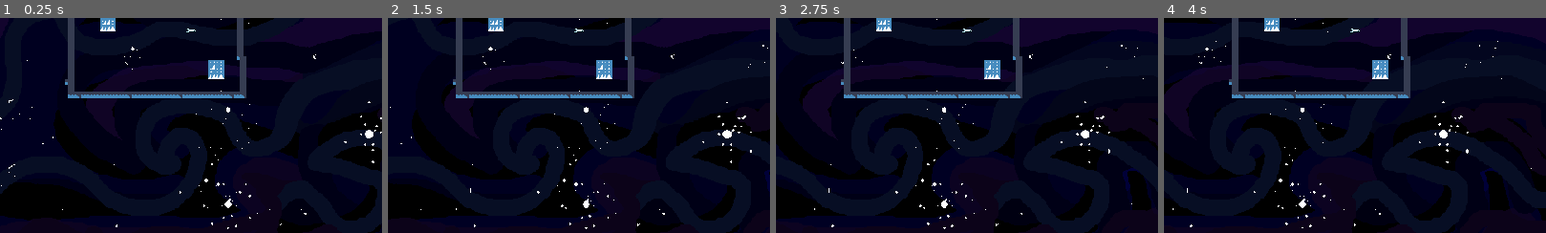
Above: before the commit, frames 1-4 (left to right).
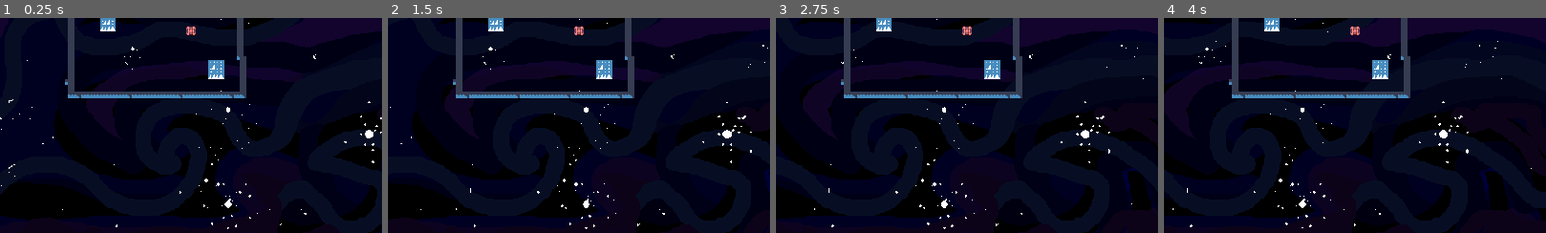
Above: after the commit, the same moments.

Repository: feargrinn/cyberiada2024
Game: Godot game, scene res://scenes/key_scenes/game.tscn
The game is run twice, just before and just after one commit, with the same random seed, the same clock (stepped at 60 frames per second) and the same inputs. The engine's default icon, where the game draws it, is replaced by a stand-in: a white triangle on a blue panel in a dark square.
Inputs:
- Up to frame 1 (0.25 s): no input
- Up to frame 2 (1.5 s): tap Enter (interact_B) at 0.5 s; tap S (A_dol) at 0.6 s; tap W (A_gora) at 1.35 s
- Up to frame 3 (2.75 s): tap A (A_lewo) at 2.1 s
- Up to frame 4 (4 s): tap D (A_prawo) at 2.85 s; tap Down (B_dol) at 3.6 s
The pictures show only the part of the screen within x 10-60%, y 17-67%; the shares and areas given below are measured in that part.

The runs differ from the first frame. In frame 1, 0.1% of the frame differs, in the area x 48-52%, y 3-8%; in frame 2, 0.1%; in frame 3, 0.1%; in frame 4, 0.1%.

Commit message:
Fixed navigation

Diff:
--- a/scenes/smaller_scenes/wrench.tscn
+++ b/scenes/smaller_scenes/wrench.tscn
@@ -1,7 +1,8 @@
-[gd_scene load_steps=4 format=3 uid="uid://bhx5ge86pfjav"]
+[gd_scene load_steps=5 format=3 uid="uid://bhx5ge86pfjav"]
 
 [ext_resource type="Script" path="res://scripts/wrench.gd" id="1_5swg1"]
 [ext_resource type="Texture2D" uid="uid://810tt6uhmsor" path="res://textures/wrench_sprite_24x12.png" id="2_pqs1x"]
+[ext_resource type="Texture2D" uid="uid://tmnv7wa28my7" path="res://textures/skrzynka1.png" id="3_c7p8j"]
 
 [sub_resource type="CircleShape2D" id="CircleShape2D_410uk"]
 radius = 19.9249
@@ -15,5 +16,8 @@
 [node name="sprite" type="Sprite2D" parent="."]
 texture = ExtResource("2_pqs1x")
 
+[node name="Sprite2D" type="Sprite2D" parent="."]
+texture = ExtResource("3_c7p8j")
+
 [connection signal="body_entered" from="." to="." method="_on_body_entered"]
 [connection signal="body_exited" from="." to="." method="_on_body_exited"]
--- a/scripts/game.gd
+++ b/scripts/game.gd
@@ -10,4 +10,4 @@
 
 func _process(_delta: float) -> void:
 	if Input.is_action_just_released("ui_cancel"):
-		get_tree().change_scene_to_file("res://main_menu.tscn")
+		get_tree().change_scene_to_file("res://scenes/key_scenes/main_menu.tscn")
--- a/scripts/main_menu.gd
+++ b/scripts/main_menu.gd
@@ -11,8 +11,8 @@
 func _on_button_pressed(button_name : String):
 	match button_name:
 		"PLAY":
-			get_tree().change_scene_to_file("res://game.tscn")
+			get_tree().change_scene_to_file("res://scenes/key_scenes/game.tscn")
 		"SETTINGS":
-			get_tree().change_scene_to_file("res://settings.tscn")
+			get_tree().change_scene_to_file("res://scenes/key_scenes/settings.tscn")
 		"QUIT":
 			get_tree().quit()
--- a/scripts/settings.gd
+++ b/scripts/settings.gd
@@ -9,6 +9,6 @@
 func _on_button_pressed(button_name : String):
 	match button_name:
 		"BACK":
-			get_tree().change_scene_to_file("res://main_menu.tscn")
+			get_tree().change_scene_to_file("res://scenes/key_scenes/main_menu.tscn")
 		"CONFIRM":
-			get_tree().change_scene_to_file("res://main_menu.tscn")
+			get_tree().change_scene_to_file("res://scenes/key_scenes/main_menu.tscn")
Not shown, added: textures/oxygen.png.import
Not shown, added: textures/reaktor.png.import
Not shown, added: textures/skrzynka1.png.import
Not shown, added: textures/skrzynka2.png.import
